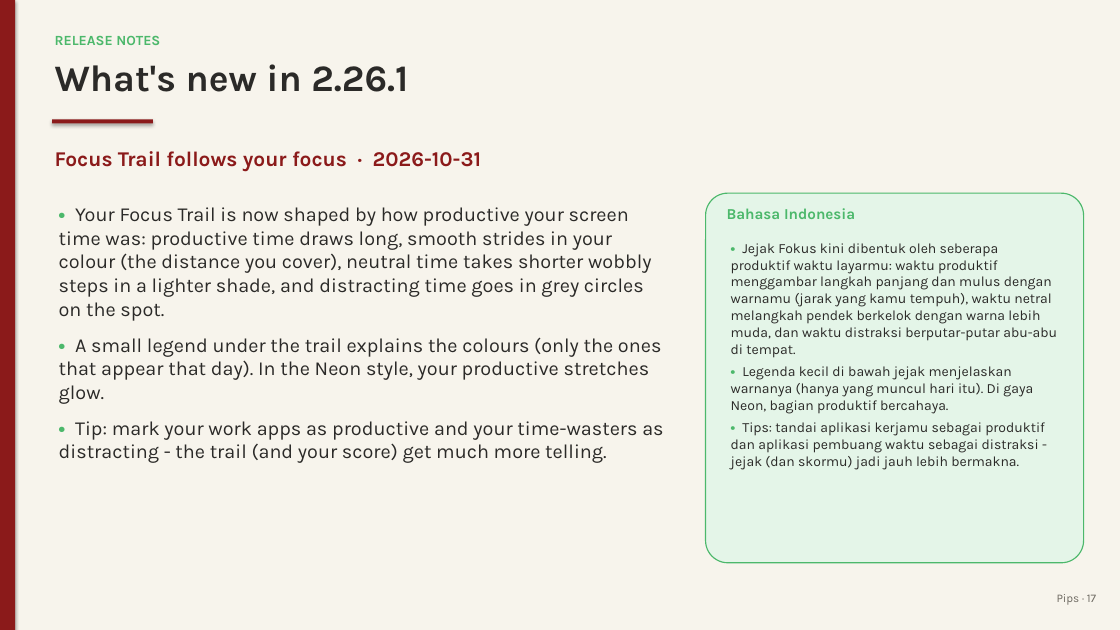
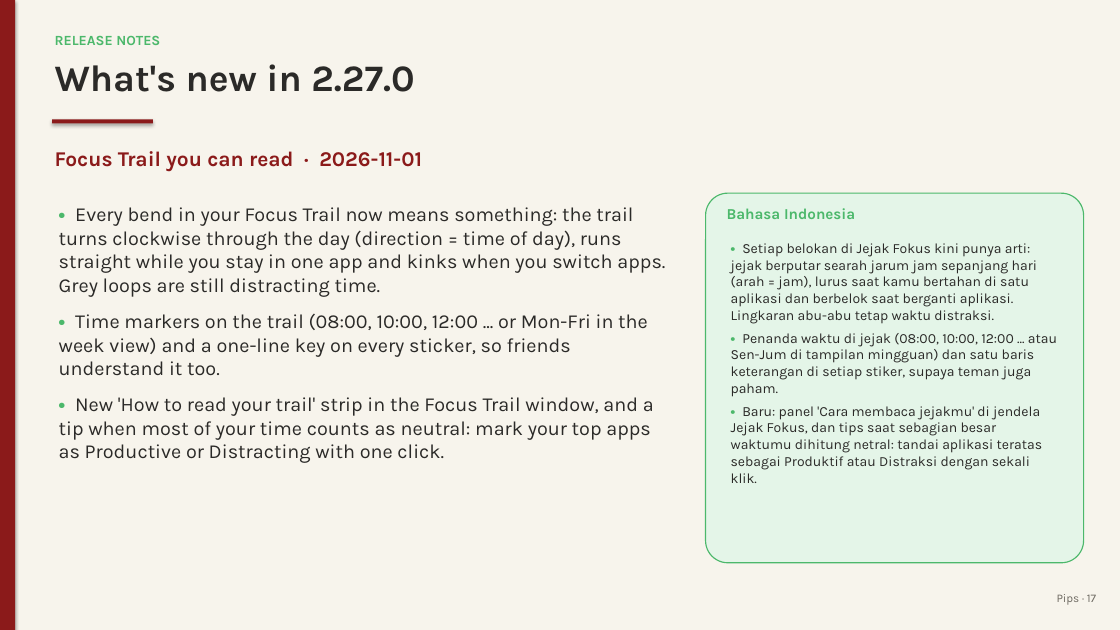
Before and after one commit to juw12/projects, a slide deck: slide 17 of apps/pips/web/download/Pips-Guide.pptx. Drawn at 1120x630 pixels with LibreOffice and Linux fonts; fonts in the diff are those of the drawing. Boxes give left, top, right and bottom in pixels: in the first picture for what was removed or moved away, otherwise in the second. Text is boxed around its words. In the diff, an @@ line names an element or a change of style, - is before the commit and + after.

Commit message:
pips 2.27.0: Focus Trail you can read

```diff
--- a/apps/pips/web/download/Pips-Guide.pptx
+++ b/apps/pips/web/download/Pips-Guide.pptx
@@ text at [55,64,414,92]: text changed @@
-What's new in 2.26.1
+What's new in 2.27.0
@@ text at [55,151,422,172]: text changed @@
-Focus Trail follows your focus · 2026-10-31
+Focus Trail you can read · 2026-11-01
@@ text at [59,207,665,463]: text changed @@
-• Your Focus Trail is now shaped by how productive your screen time was: productive time draws long, smooth strides in your colour (the distance you cover), neutral time takes shorter wobbly steps in a lighter shade, and distracting time goes in grey circles on the spot.
-• A small legend under the trail explains the colours (only the ones that appear that day). In the Neon style, your productive stretches glow.
-• Tip: mark your work apps as productive and your time-wasters as distracting - the trail (and your score) get much more telling.
+• Every bend in your Focus Trail now means something: the trail turns clockwise through the day (direction = time of day), runs straight while you stay in one app and kinks when you switch apps. Grey loops are still distracting time.
+• Time markers on the trail (08:00, 10:00, 12:00 ... or Mon-Fri in the week view) and a one-line key on every sticker, so friends understand it too.
+• New 'How to read your trail' strip in the Focus Trail window, and a tip when most of your time counts as neutral: mark your top apps as Productive or Distracting with one click.
@@ text at [731,243,1057,483]: text changed @@
-• Jejak Fokus kini dibentuk oleh seberapa produktif waktu layarmu: waktu produktif menggambar langkah panjang dan mulus dengan warnamu (jarak yang kamu tempuh), waktu netral melangkah pendek berkelok dengan warna lebih muda, dan waktu distraksi berputar-putar abu-abu di tempat.
-• Legenda kecil di bawah jejak menjelaskan warnanya (hanya yang muncul hari itu). Di gaya Neon, bagian produktif bercahaya.
-• Tips: tandai aplikasi kerjamu sebagai produktif dan aplikasi pembuang waktu sebagai distraksi - jejak (dan skormu) jadi jauh lebih bermakna.
+• Setiap belokan di Jejak Fokus kini punya arti: jejak berputar searah jarum jam sepanjang hari (arah = jam), lurus saat kamu bertahan di satu aplikasi dan berbelok saat berganti aplikasi. Lingkaran abu-abu tetap waktu distraksi.
+• Penanda waktu di jejak (08:00, 10:00, 12:00 ... atau Sen-Jum di tampilan mingguan) dan satu baris keterangan di setiap stiker, supaya teman juga paham.
+• Baru: panel 'Cara membaca jejakmu' di jendela Jejak Fokus, dan tips saat sebagian besar waktumu dihitung netral: tandai aplikasi teratas sebagai Produktif atau Distraksi dengan sekali klik.
```
Also in this commit, not shown: 2 other slides changed, 10 other files.
